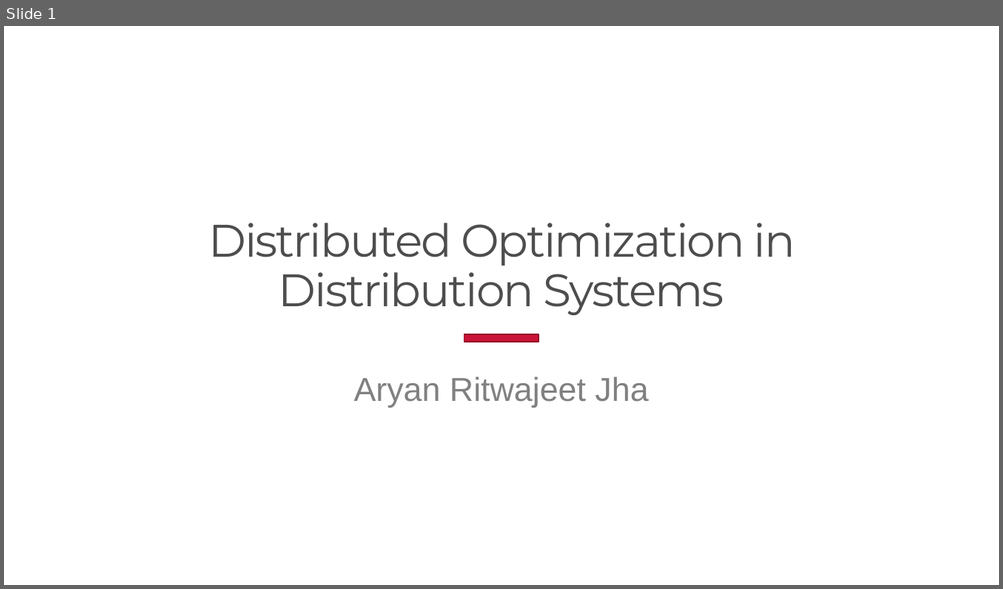
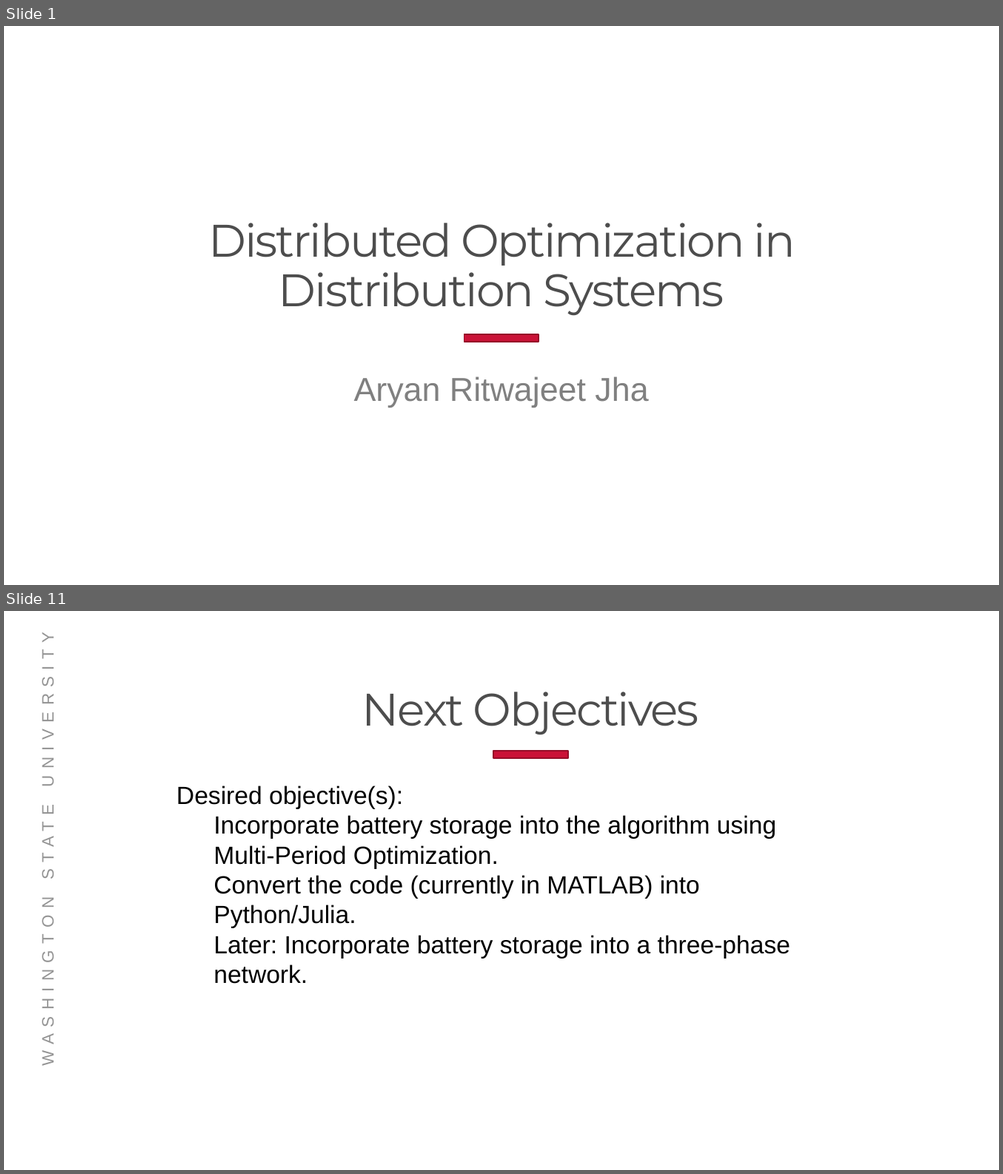
Before and after one commit to Realife-Brahmin/OriginalDocsHub, a slide deck: research_showcase/researchSummary_aryan_ritwajeet_jha.pptx. Shown one above the other, each under a label of ours: slide 1 before the commit, slides 1 and 11 after it; the slides between them are not shown. The pictures are 1003x589 and 1003x1174 pixels, drawn with LibreOffice and Linux fonts; fonts in the diff are those of the drawing; background and template pictures are left out. Boxes give left, top, right and bottom in pixels: in the first picture for what was removed or moved away, otherwise in the second. Text is boxed around its words. In the diff, an @@ line names an element or a change of style, - is before the commit and + after.

```diff
--- a/research_showcase/researchSummary_aryan_ritwajeet_jha.pptx
+++ b/research_showcase/researchSummary_aryan_ritwajeet_jha.pptx
@@ slide 11 added at box(4, 611, 999, 1170), background #FFFFFF @@
@@ title added at box(362, 692, 699, 735), 44 pt, text #4D4D4D @@
+Next Objectives
@@ rectangle added at box(493, 752, 568, 759), fill #CA1237, outline #950D29 1.35 pt @@
@@ text added at box(176, 786, 790, 984), 24 pt, text #000000 @@
+Desired objective(s):
+  Incorporate battery storage into the algorithm using Multi-Period Optimization.
+  Convert the code (currently in MATLAB) into Python/Julia.
+  Later: Incorporate battery storage into a three-phase network.
@@ text added at box(39, 916, 57, 1061), 16 pt, text #949494 @@
+WASHINGTON STATE UNIVERSITY
```
Also in this commit, not shown: 3 slides changed, 6 other slides added, 6 slides removed, 1 other file.
